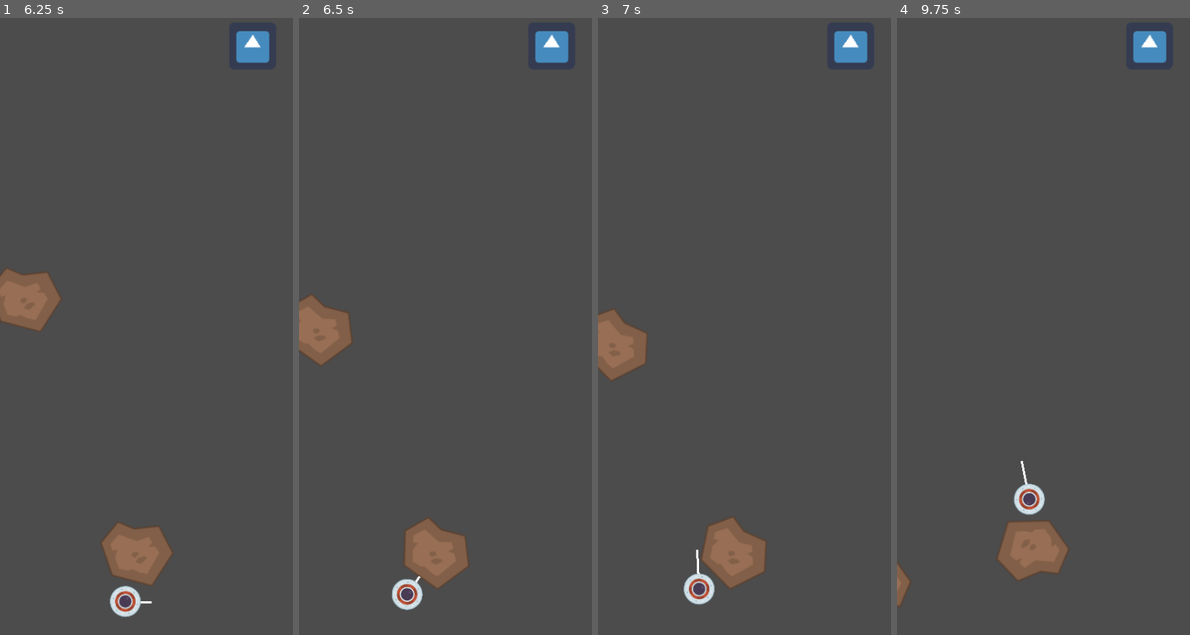
Above: before the commit, frames 1-4 (left to right).
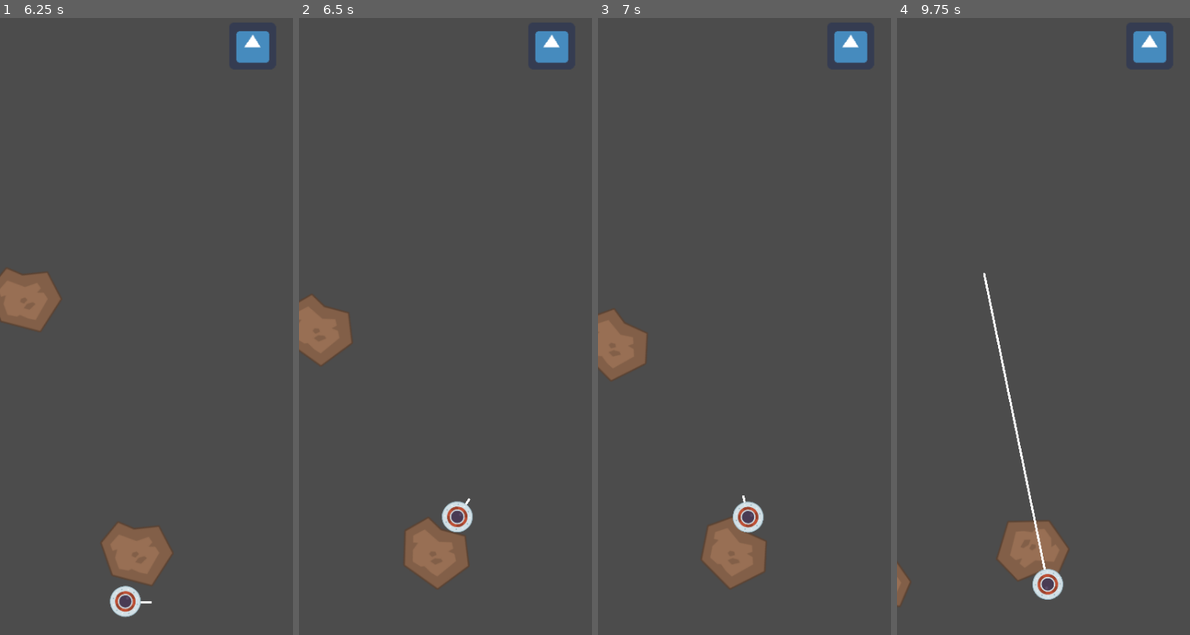
Above: after the commit, the same moments.

Repository: brendankhoury/To-the-moon-and-hack
Game: Godot game, scene res://Src/Main.tscn
The game is run twice, just before and just after one commit, with the same random seed, the same clock (stepped at 60 frames per second) and the same inputs. The engine's default icon, where the game draws it, is replaced by a stand-in: a white triangle on a blue panel in a dark square.
Inputs (mouse positions are in pixels of both pictures, inside the frame that each line leads up to):
- Up to frame 1 (6.25 s): click (251, 42) at 0.5 s; click (251, 42) at 1.25 s; click (251, 42) at 2 s; tap Enter at 2.75, 5.75 s; move the mouse to (210, 289) at 2.77 s; hold Space (tap) 2.78-3.53 s; move the mouse to (87, 351) at 3.52 s; tap Space (tap) at 3.6, 4.25, 5.1 s; move the mouse to (175, 184) at 4.27 s; hold Space (tap) 4.28-5.03 s; move the mouse to (131, 449) at 5.02 s; move the mouse to (234, 412) at 5.77 s; hold Space (tap) from 5.78 s (still down)
- Up to frame 2 (6.5 s): keep holding Space (tap)
- Up to frame 3 (7 s): move the mouse to (656, 227) at 6.52 s; release Space (tap) at 6.53 s; tap Space (tap) at 6.6 s
- Up to frame 4 (9.75 s): tap Space (tap) at 7.25, 8.1, 9.6 s; move the mouse to (1058, 320) at 7.27 s; hold Space (tap) 7.28-8.03 s; move the mouse to (999, 166) at 8.02 s; tap Enter at 8.75 s; move the mouse to (1107, 289) at 8.77 s; hold Space (tap) 8.78-9.53 s; move the mouse to (984, 351) at 9.52 s

Frame 1 is identical in both runs. In frame 2, 0.8% of the frame differs, in the area x 31-60%, y 77-96%; in frame 3, 0.8%; in frame 4, 1.2%, in the area x 29-57%, y 41-95%.

Commit message:
Rotation is now smooth, inputs could use polishing and handling needs to be done when the mouse is inside the parent asteroid

Diff:
--- a/Src/Actors/Player.gd
+++ b/Src/Actors/Player.gd
@@ -1,4 +1,6 @@
 extends KinematicBody2D
+
+var PLAYER_WIDTH: float
 
 var MIN_GRAPPLE_LENGTH: float = 30.0
 
@@ -56,7 +58,8 @@
 
 func _process(_delta: float) -> void:
 	update()
-
+func _ready() -> void:
+	PLAYER_WIDTH = get_node("player").texture.get_size().x/4.0
 func _physics_process(delta: float) -> void:
 	var raycast = get_node("GrappleDetection")
 
@@ -96,12 +99,15 @@
 		mouse_dir = to_local(get_global_mouse_position()).normalized()
 		var mouse_raycast: RayCast2D = get_node("Mouse Raycast")
 		mouse_raycast.set_global_position(get_global_mouse_position())
-		mouse_raycast.set_cast_to(get_parent().get_global_position())
-
-		var sprite_edges: Navigation2D = get_parent().get_node("SpriteEdges")
-		var path = sprite_edges.get_simple_path(
-			get_parent().to_local(to_global(position)), get_parent().to_local(get_global_mouse_position()))
-		print(path)
+		mouse_raycast.set_cast_to(mouse_raycast.to_local(get_parent().get_global_position()))
+#		print(mouse_raycast.get_collision_point())
+		var mouse_collision = mouse_raycast.get_collision_point()
+		set_global_position(mouse_collision + mouse_collision.direction_to(get_global_mouse_position())*PLAYER_WIDTH )
+#		print()
+#		var sprite_edges: Navigation2D = get_parent().get_node("SpriteEdges")
+#		var path = sprite_edges.get_simple_path(
+#			get_parent().to_local(to_global(position)), get_parent().to_local(get_global_mouse_position()))
+#		print(path)
 
 func _on_asteroid_entered(body: Node) -> void:
 	if  asteroid == body:
--- a/Src/Actors/Player.tscn
+++ b/Src/Actors/Player.tscn
@@ -32,5 +32,7 @@
 shape = SubResource( 2 )
 
 [node name="Mouse Raycast" type="RayCast2D" parent="."]
-collision_mask = 2147483650
+enabled = true
+collision_mask = 2
+collide_with_areas = true
 [connection signal="body_entered" from="Area2D" to="." method="_on_asteroid_entered"]
